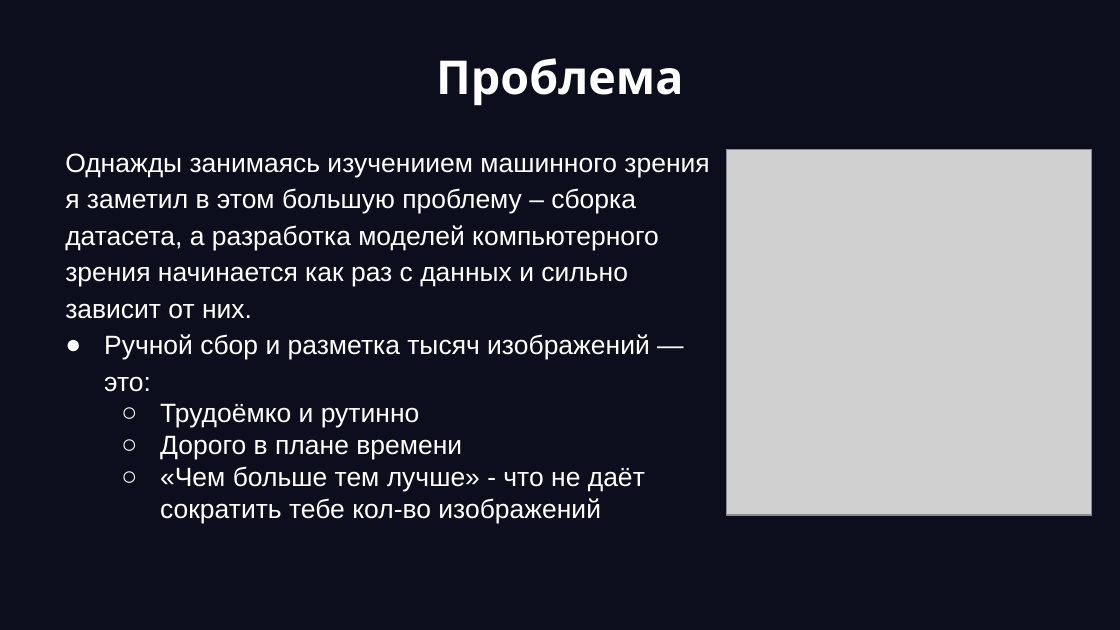
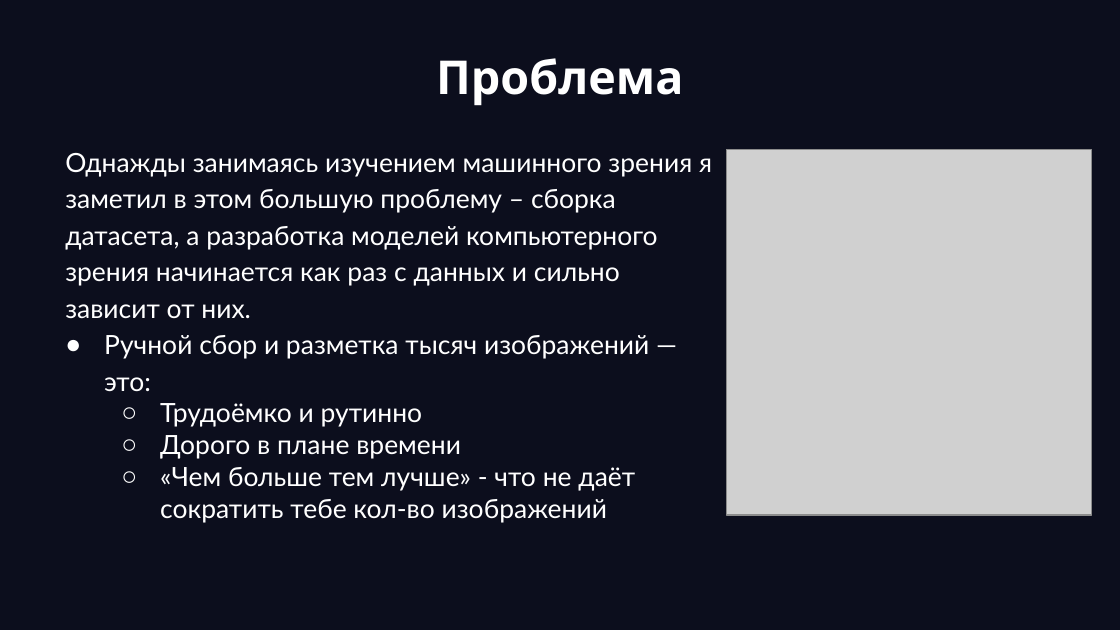
Before and after one commit to b1t0nese/MacLearn, a slide deck: slide 2 of doc/презентация.pptx. Drawn at 1120x630 pixels with LibreOffice and Linux fonts; fonts in the diff are those of the drawing; grey boxes stand for pictures. Boxes give left, top, right and bottom in pixels: in the first picture for what was removed or moved away, otherwise in the second. Text is boxed around its words. In the diff, an @@ line names an element or a change of style, - is before the commit and + after.

```diff
--- a/doc/презентация.pptx
+++ b/doc/презентация.pptx
@@ text at [65,153,712,318]: text changed; font Arial to Lato @@
-Однажды занимаясь изучениием машинного зрения я заметил в этом большую проблему – сборка датасета, а разработка моделей компьютерного зрения начинается как раз с данных и сильно зависит от них.
+Однажды занимаясь изучением машинного зрения я заметил в этом большую проблему – сборка датасета, а разработка моделей компьютерного зрения начинается как раз с данных и сильно зависит от них.
@@ text at [104,335,649,491]: font Arial to Lato in "Ручной сбор и разметка тысяч изображений — ...", "Трудоёмко и рутинно", "Дорого в плане времени", "«Чем больше тем лучше» - что не ..." @@
```
Also in this commit, not shown: 3 other slides changed, 4 slides added, 30 slides removed.
